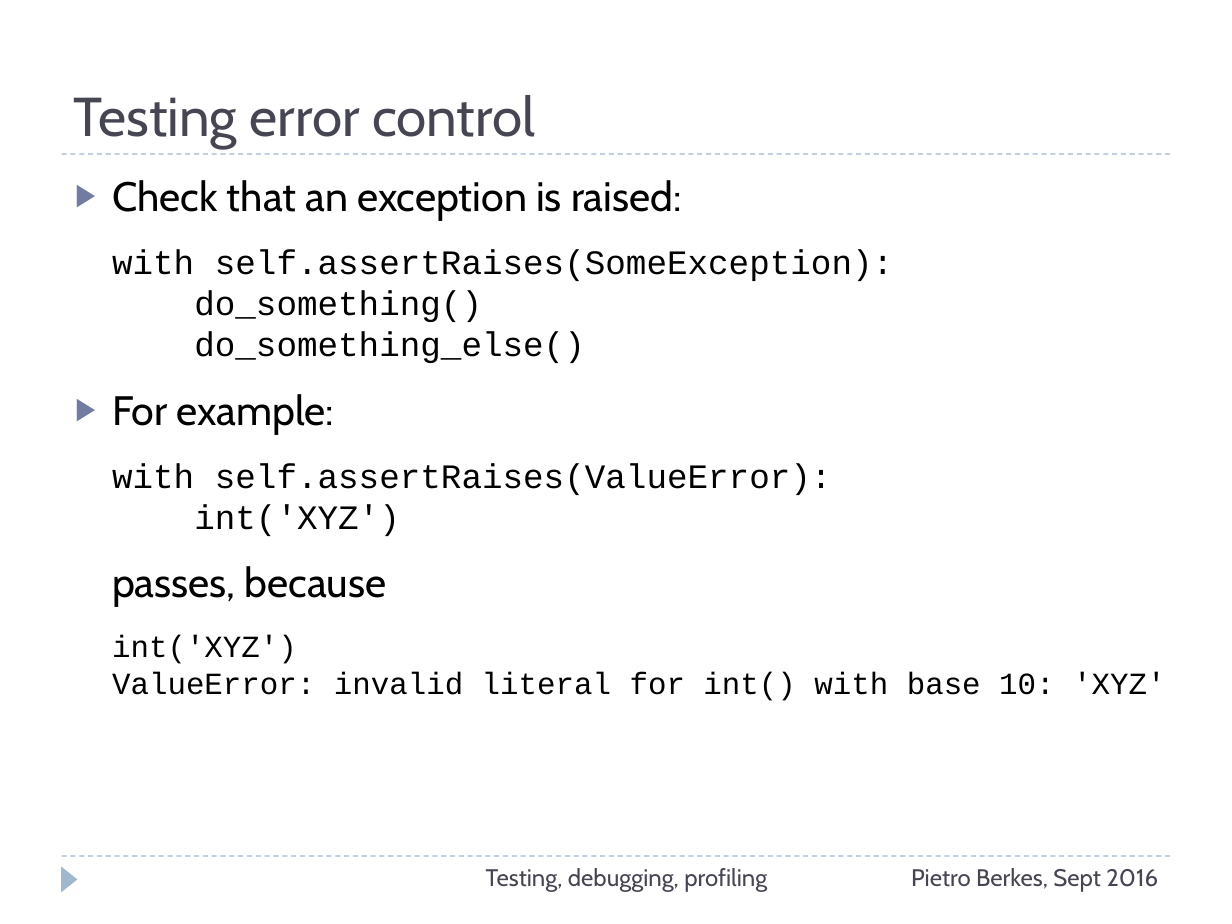
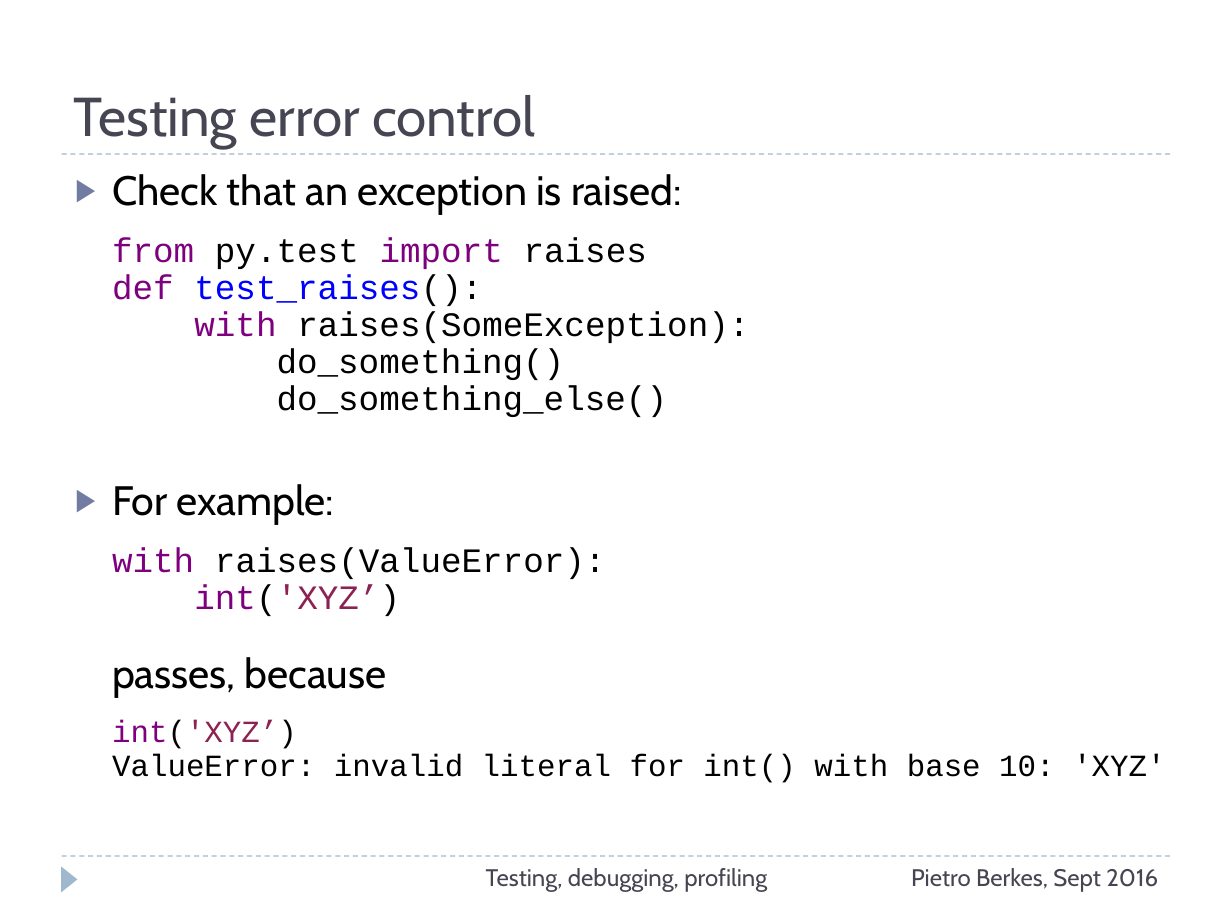
Before and after one commit to ASPP/testing_debugging_profiling, a slide deck: slide 32 of testing-debugging-profiling.pptx. Drawn at 1232x924 pixels with LibreOffice and Linux fonts; fonts in the diff are those of the drawing. Boxes give left, top, right and bottom in pixels: in the first picture for what was removed or moved away, otherwise in the second. Text is boxed around its words. In the diff, an @@ line names an element or a change of style, - is before the commit and + after.

Commit message:
Slides about testing converted to py.test.

```diff
--- a/testing-debugging-profiling.pptx
+++ b/testing-debugging-profiling.pptx
@@ text at bbox=[112, 174, 1165, 783]: text changed @@
-▶ Check that an exception is raised:
-  with self.assertRaises(SomeException):
-  do_something()
-  do_something_else()
-▶ For example:
-  with self.assertRaises(ValueError):
-  int('XYZ')
-  passes, because
-  int('XYZ')
-  ValueError: invalid literal for int() with base 10: 'XYZ'
+▶ Check that an exception is raised:
+  from py.test import raises
+  def test_raises():
+  with raises(SomeException):
+  do_something()
+  do_something_else()
+▶ For example:
+  with raises(ValueError):
+  int('XYZ’)
+  passes, because
+  int('XYZ’)
+  ValueError: invalid literal for int() with base 10: 'XYZ'
```
Also in this commit, not shown: 12 other slides changed, 1 slide added, 1 slide removed, 1 other file.
